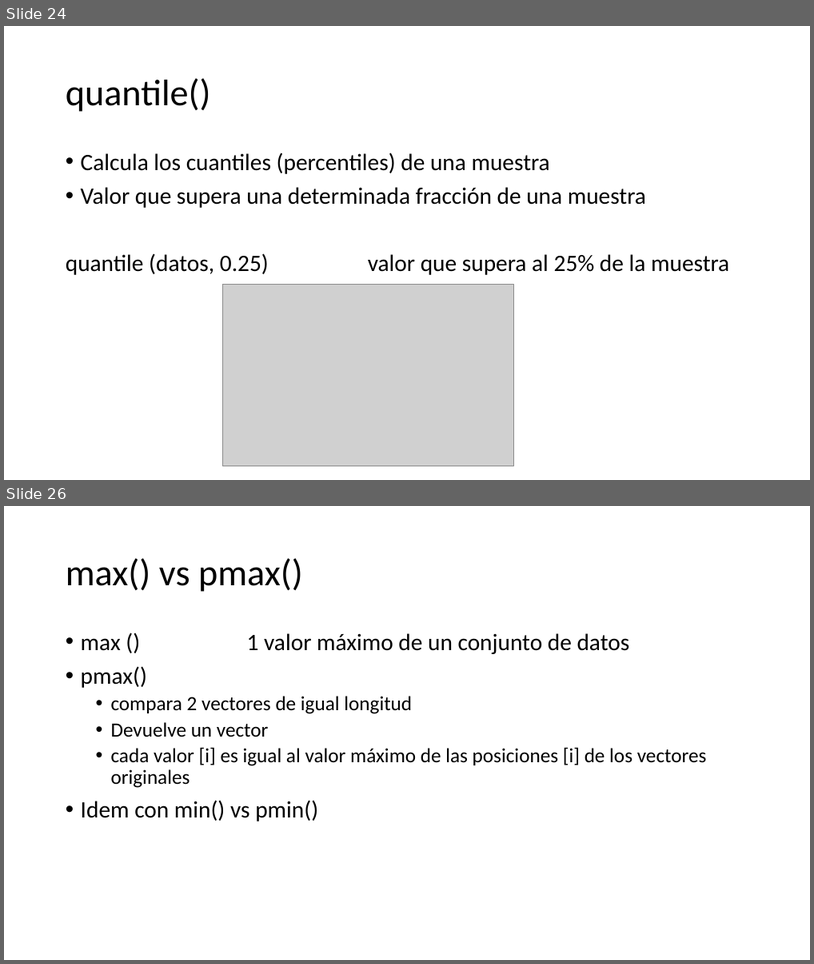
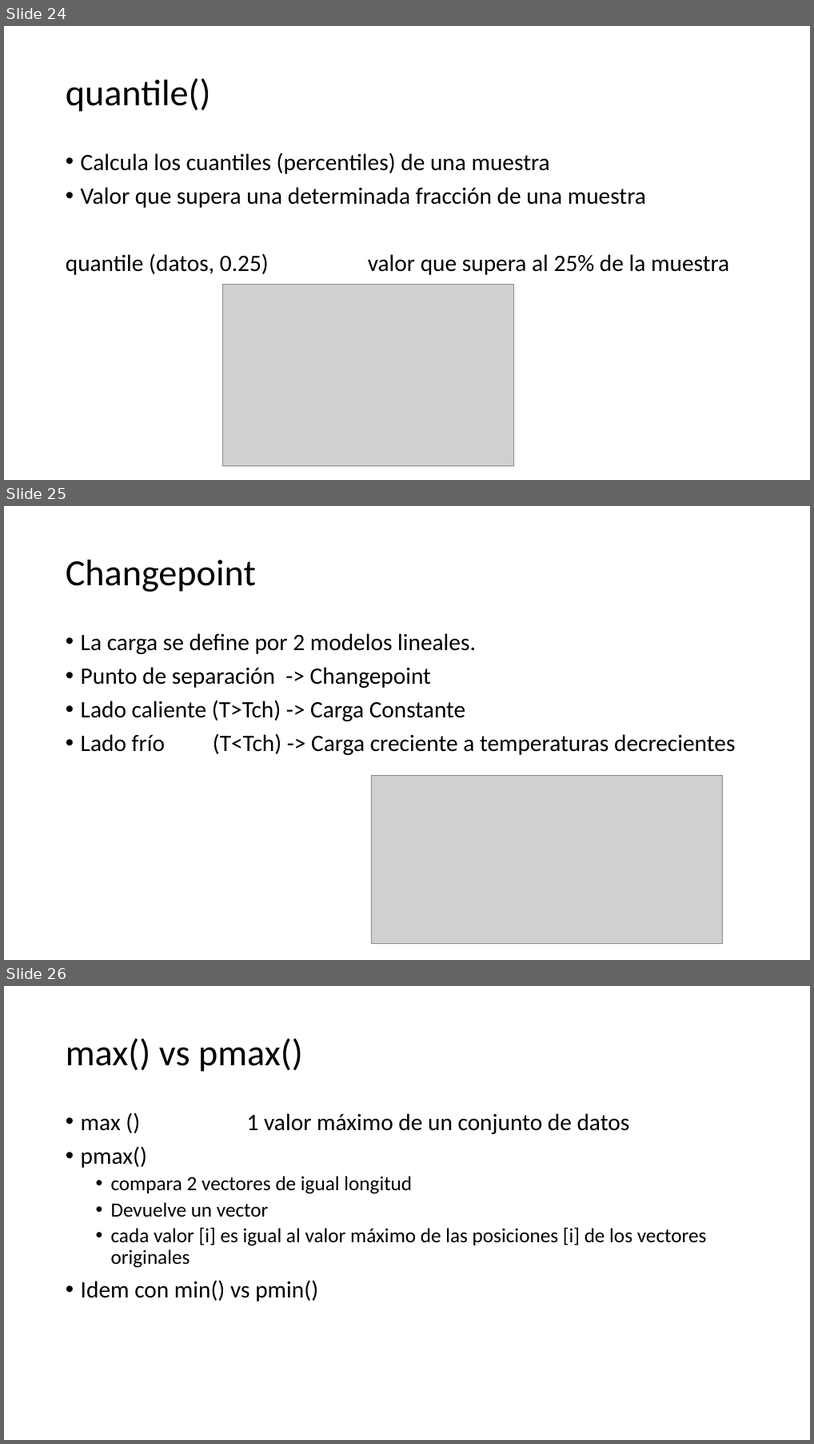
Before and after one commit to robgaray/EESIA_Consumo_Analisis_Datos_2021, a slide deck: 1_Presentaciones/Sesion_3_Practica.pptx. Shown one above the other, each under a label of ours: slides 24 and 26 before the commit, slides 24, 25 and 26 after it; the slides between them are not shown. The pictures are 814x964 and 814x1444 pixels, drawn with LibreOffice and Linux fonts; fonts in the diff are those of the drawing; grey boxes stand for pictures; background and template pictures are left out. Boxes give left, top, right and bottom in pixels: in the first picture for what was removed or moved away, otherwise in the second. Text is boxed around its words. In the diff, an @@ line names an element or a change of style, - is before the commit and + after.

```diff
--- a/1_Presentaciones/Sesion_3_Practica.pptx
+++ b/1_Presentaciones/Sesion_3_Practica.pptx
@@ slide 25 added at bbox=[4, 506, 810, 960], background #FFFFFF @@
@@ title added at bbox=[66, 560, 256, 592], 44 pt, text #000000 @@
+Changepoint
@@ text added at bbox=[81, 633, 735, 755], 28 pt, text #000000 @@
+• La carga se define por 2 modelos lineales.
+• Punto de separación -> Changepoint
+• Lado caliente (T>Tch) -> Carga Constante
+• Lado frío (T<Tch) -> Carga creciente a temperaturas decrecientes
@@ picture added at bbox=[371, 775, 723, 943] @@
```
Also in this commit, not shown: 4 slides changed, 5 other slides added, 3 slides removed, 3 other files.
